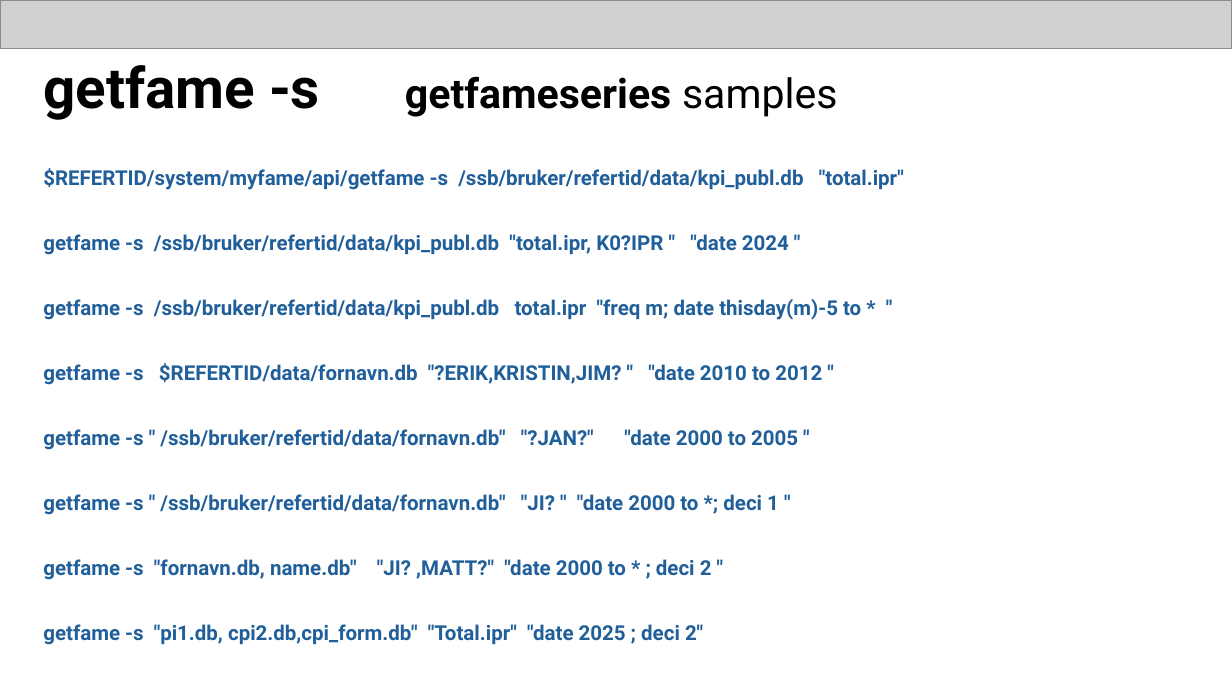
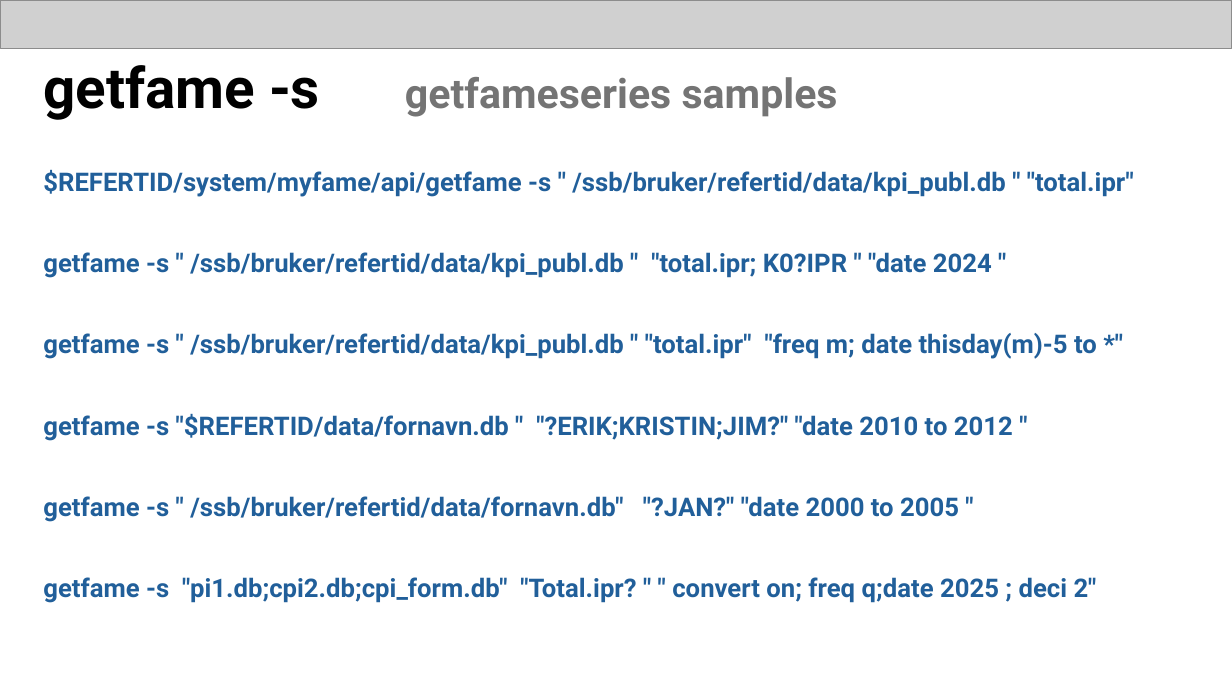
Before and after one commit to eriksoeb/getfame, a slide deck: slide 7 of getfame.pptx (slide 6 before the commit). Drawn at 1232x693 pixels with LibreOffice and Linux fonts; fonts in the diff are those of the drawing; grey boxes stand for pictures. Boxes give left, top, right and bottom in pixels: in the first picture for what was removed or moved away, otherwise in the second. Text is boxed around its words. In the diff, an @@ line names an element or a change of style, - is before the commit and + after.

```diff
--- a/getfame.pptx
+++ b/getfame.pptx
@@ title "getfame -s getfameseries samples" at bbox=[43, 65, 838, 120]: text colour #000000 to #747474 in "getfameseries samples"; bold on in "samples" @@
@@ text at bbox=[43, 170, 1134, 441]: text changed; size 16 to 20 pt @@
-$REFERTID/system/myfame/api/getfame -s /ssb/bruker/refertid/data/kpi_publ.db "total.ipr"
-getfame -s /ssb/bruker/refertid/data/kpi_publ.db "total.ipr, K0?IPR " "date 2024 "
-getfame -s /ssb/bruker/refertid/data/kpi_publ.db total.ipr "freq m; date thisday(m)-5 to * "
-getfame -s $REFERTID/data/fornavn.db "?ERIK,KRISTIN,JIM? " "date 2010 to 2012 "
+$REFERTID/system/myfame/api/getfame -s " /ssb/bruker/refertid/data/kpi_publ.db " "total.ipr"
+getfame -s " /ssb/bruker/refertid/data/kpi_publ.db " "total.ipr; K0?IPR " "date 2024 "
+getfame -s " /ssb/bruker/refertid/data/kpi_publ.db " "total.ipr" "freq m; date thisday(m)-5 to *"
+getfame -s "$REFERTID/data/fornavn.db " "?ERIK;KRISTIN;JIM?" "date 2010 to 2012 "
@@ text at bbox=[43, 496, 959, 522]: size 16 to 20 pt in "getfame -s " /ssb/bruker/refertid/data/fornavn.db" "?JAN?" " ..."; line spacing 0.8 to 0.9 @@
@@ text at bbox=[43, 577, 1097, 603]: text changed; size 16 to 20 pt @@
-getfame -s " /ssb/bruker/refertid/data/fornavn.db" "JI? " "date 2000 to *; deci 1 "
-getfame -s "fornavn.db, name.db" "JI? ,MATT?" "date 2000 to * ; deci 2 "
-getfame -s "pi1.db, cpi2.db,cpi_form.db" "Total.ipr" "date 2025 ; deci 2"
+getfame -s "pi1.db;cpi2.db;cpi_form.db" "Total.ipr? " " convert on; freq q;date 2025 ; deci 2"
```
Also in this commit, not shown: 12 other slides changed, 2 slides added, 3 slides removed, 1 other file.
